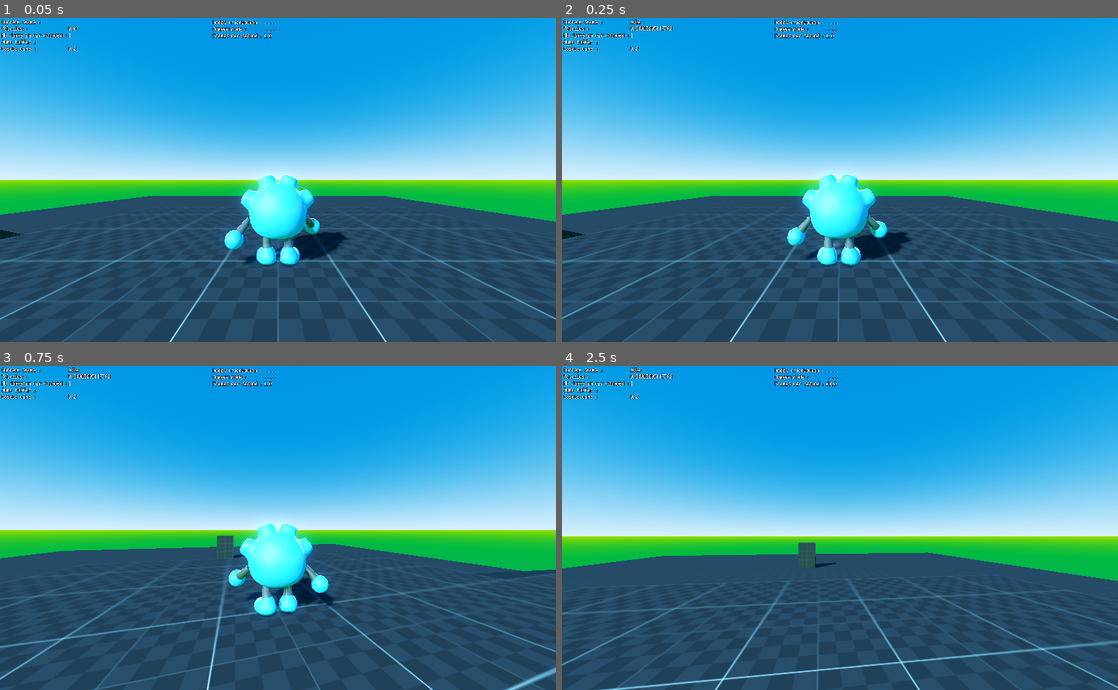
Above: before the commit, frames 1-4 (two rows, left to right).
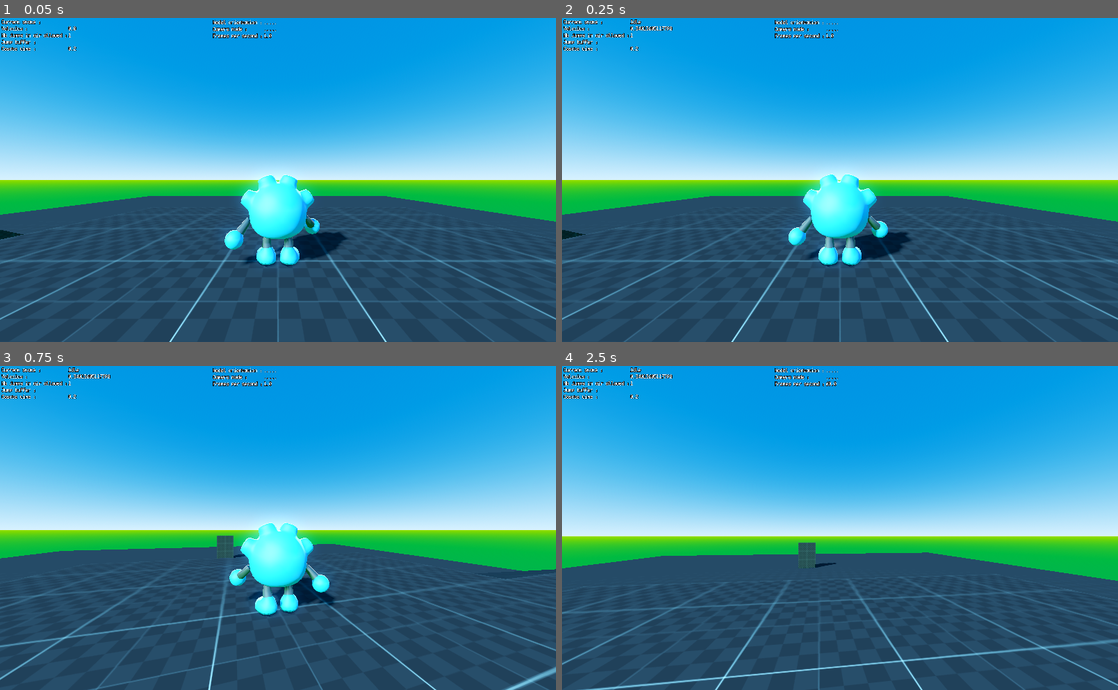
Above: after the commit, the same moments.

Repository: initsense/golem
Game: Godot game, scene res://scenes/test_level.tscn
The game is run twice, just before and just after one commit, with the same random seed, the same clock (stepped at 60 frames per second) and the same inputs.
Inputs (mouse positions are in pixels of both pictures, inside the frame that each line leads up to):
- Up to frame 1 (0.05 s): no input
- Up to frame 2 (0.25 s): no input
- Up to frame 3 (0.75 s): move the mouse to (305, 528) at 0.52 s; hold Up (pan_up) from 0.53 s (still down); hold X (crouch) from 0.53 s (still down)
- Up to frame 4 (2.5 s): keep holding Up (pan_up); tap Space (jump) at 0.77, 1.52 s; move the mouse to (812, 528) at 1.27 s; release X (crouch) at 1.28 s; tap V (first_person) at 1.35 s; move the mouse to (851, 521) at 2.02 s; tap I (fov_decrease) at 2.1 s

Frame 1 is identical in both runs. In frame 2, 1.2% of the frame differs, in the area x 0-100%, y 48-100%; in frame 3, 1.6%; in frame 4, 2.1%, in the area x 0-100%, y 57-100%.

Commit message:
disabled bobbing while idle

Diff:
--- a/player/cam_holder/cam_holder.gd
+++ b/player/cam_holder/cam_holder.gd
@@ -56,6 +56,7 @@
 @onready var godot_plush_skin : Node3D = %GodotPlushSkin
 @onready var visual_root : Node3D = %VisualRoot
 @onready var player: CharacterBody3D = $".."
+@onready var state_machine: Node = $"../StateMachine"
 
 
 func _ready():
@@ -133,7 +134,7 @@
 
 	fov_handling(delta)
 
-	if !player.was_on_floor:
+	if not player.was_on_floor and state_machine.curr_state_name != "Idle":
 		handle_headbob(delta)
 
 	#rotate cam with keyboard
--- a/player/state_machine/state_script.gd
+++ b/player/state_machine/state_script.gd
@@ -3,6 +3,7 @@
 class_name State
 
 signal transitioned
+
 
 func enter(_char_reference : CharacterBody3D):
 	#enter state
